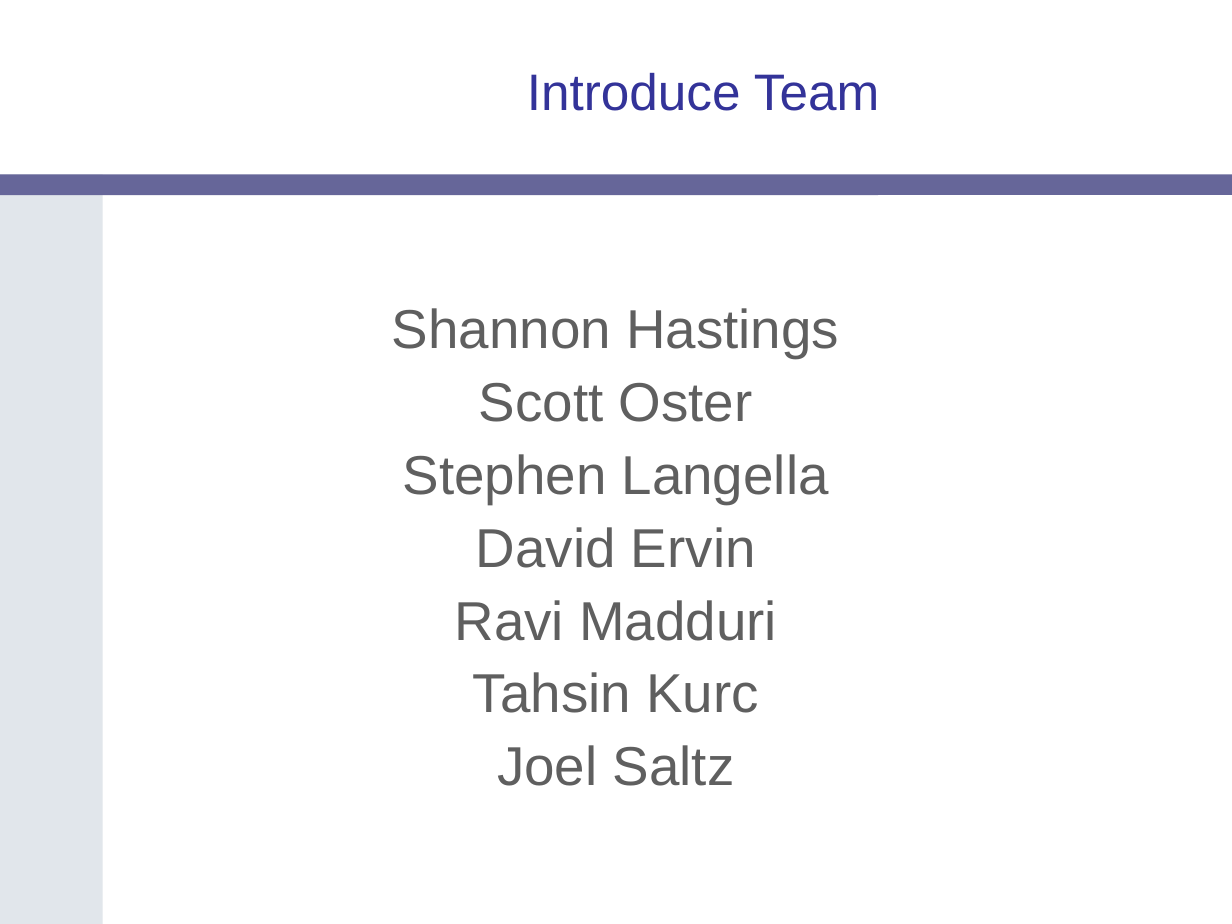
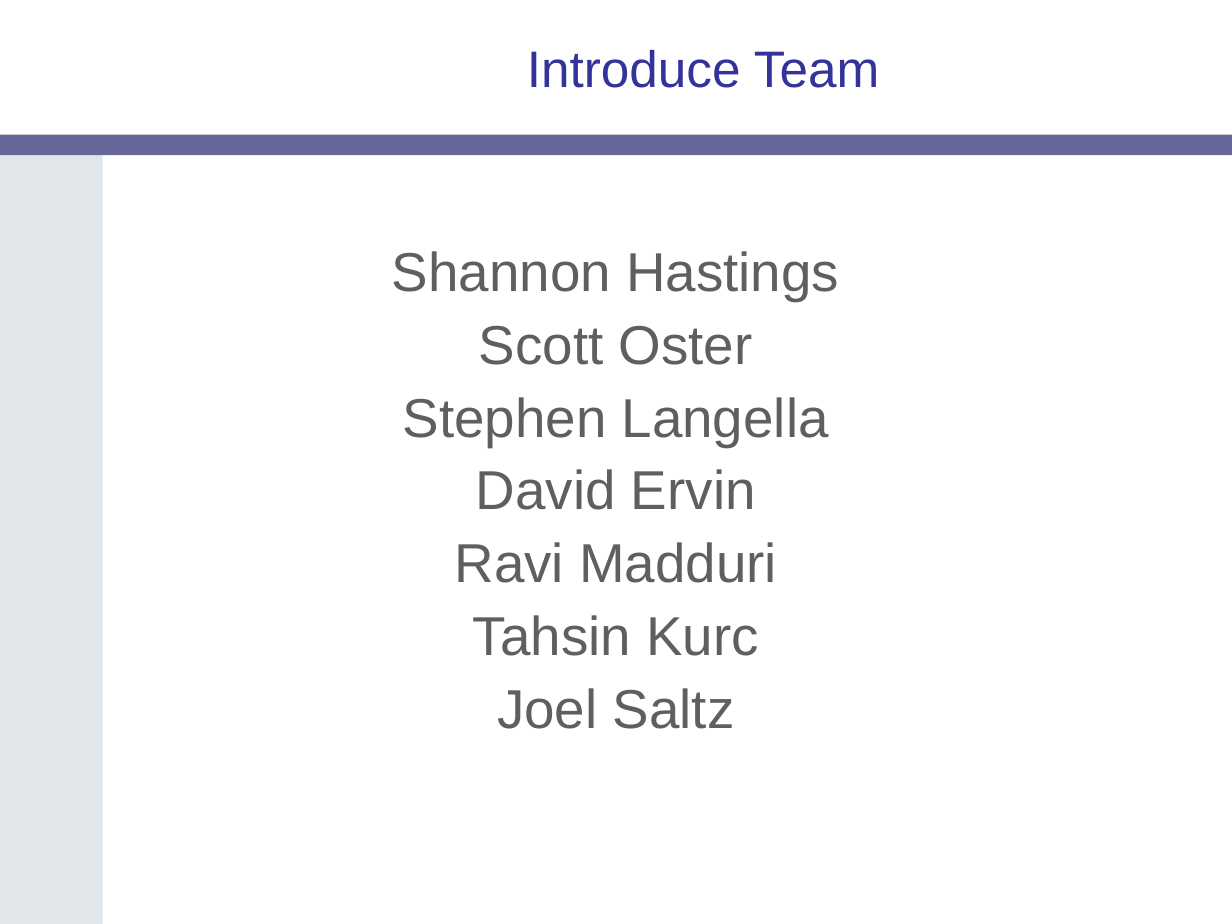
Before and after one commit to NCIP/cagrid-docs, a slide deck: slide 21 of presentations/introduce/Introduce-OGF19.ppt. Drawn at 1232x924 pixels with LibreOffice and Linux fonts; fonts in the diff are those of the drawing; background and template pictures are left out. Boxes give left, top, right and bottom in pixels: in the first picture for what was removed or moved away, otherwise in the second. Text is boxed around its words. In the diff, an @@ line names an element or a change of style, - is before the commit and + after.

```diff
--- a/presentations/introduce/Introduce-OGF19.ppt
+++ b/presentations/introduce/Introduce-OGF19.ppt
@@ title "Introduce Team": place and size @@
-title "Introduce Team" at [527,73,879,111]
+title "Introduce Team" at [527,50,879,88]
@@ rounded rectangle: place and size @@
-rounded rectangle at [0,175,1232,196]
+rounded rectangle at [0,134,1232,155]
@@ freeform shape: place and size @@
-freeform shape at [0,175,102,924]
+freeform shape at [0,154,102,924]
@@ text "Shannon Hastings": place and size @@
-text "Shannon Hastings" at [392,308,839,786]
+text "Shannon Hastings" at [392,251,839,729]
```
Also in this commit, not shown: 20 other slides changed.
